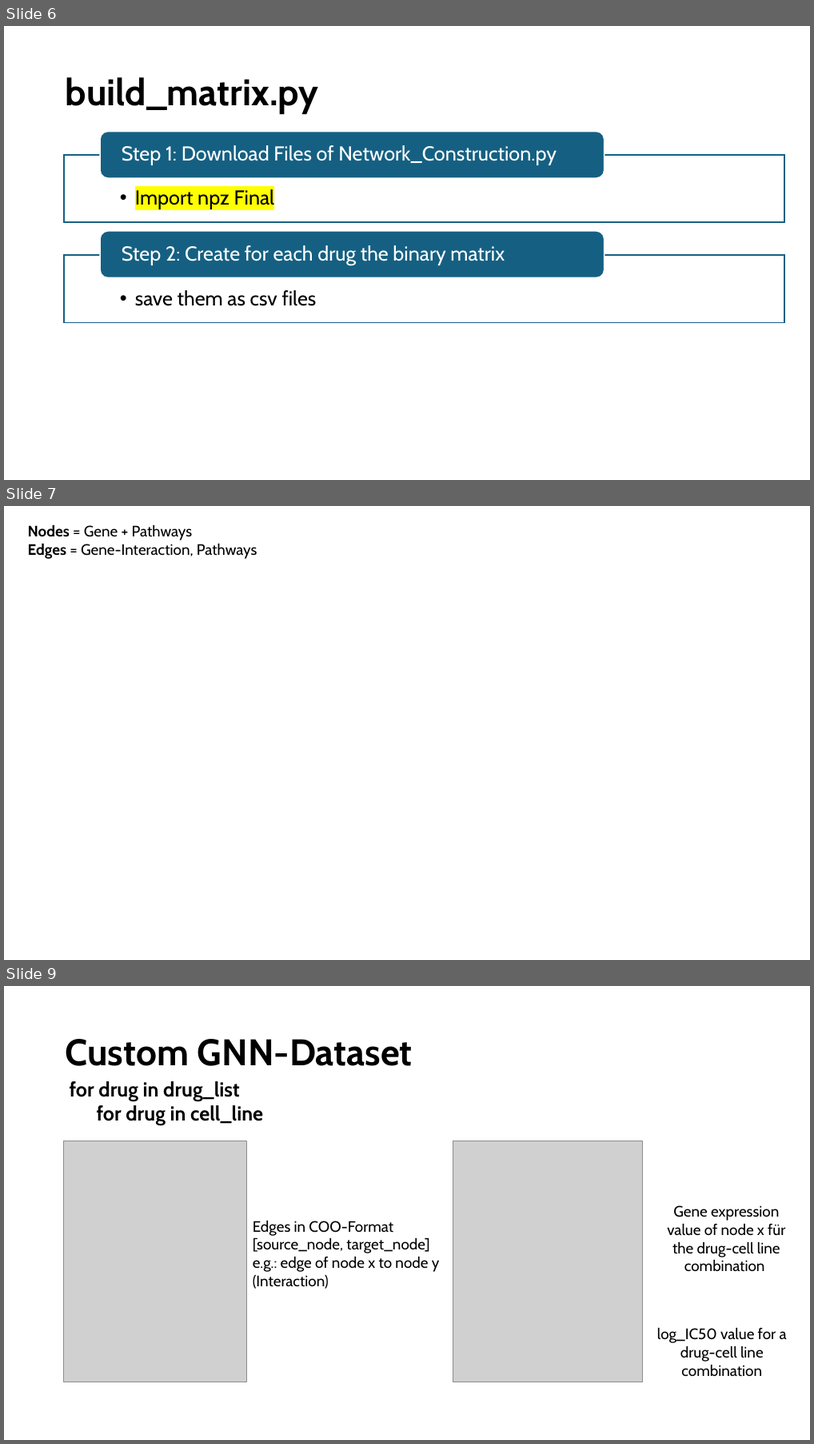
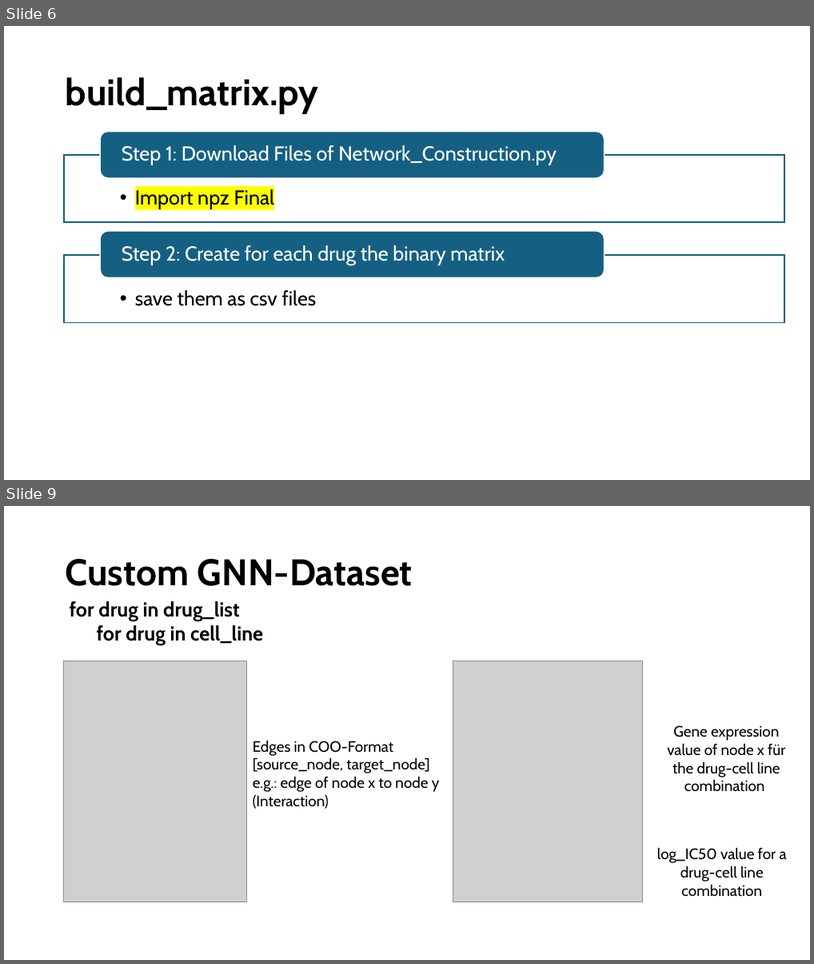
Before and after one commit to txm0324/Bachelor-Thesis, a slide deck: Overview_Network.pptx. Shown one above the other, each under a label of ours: slides 6, 7 and 9 before the commit, slides 6 and 9 after it; the slides between them are not shown. The pictures are 814x1444 and 814x964 pixels, drawn with LibreOffice and Linux fonts; fonts in the diff are those of the drawing; grey boxes stand for pictures. Boxes give left, top, right and bottom in pixels: in the first picture for what was removed or moved away, otherwise in the second. Text is boxed around its words. In the diff, an @@ line names an element or a change of style, - is before the commit and + after.

```diff
--- a/Overview_Network.pptx
+++ b/Overview_Network.pptx
@@ slide 7 removed at [4, 506, 810, 960], background #FFFFFF @@
@@ text removed at [28, 524, 258, 559] @@
-Nodes = Gene + Pathways
-Edges = Gene-Interaction, Pathways
```
Also in this commit, not shown: 4 slides changed, 1 slide added.
